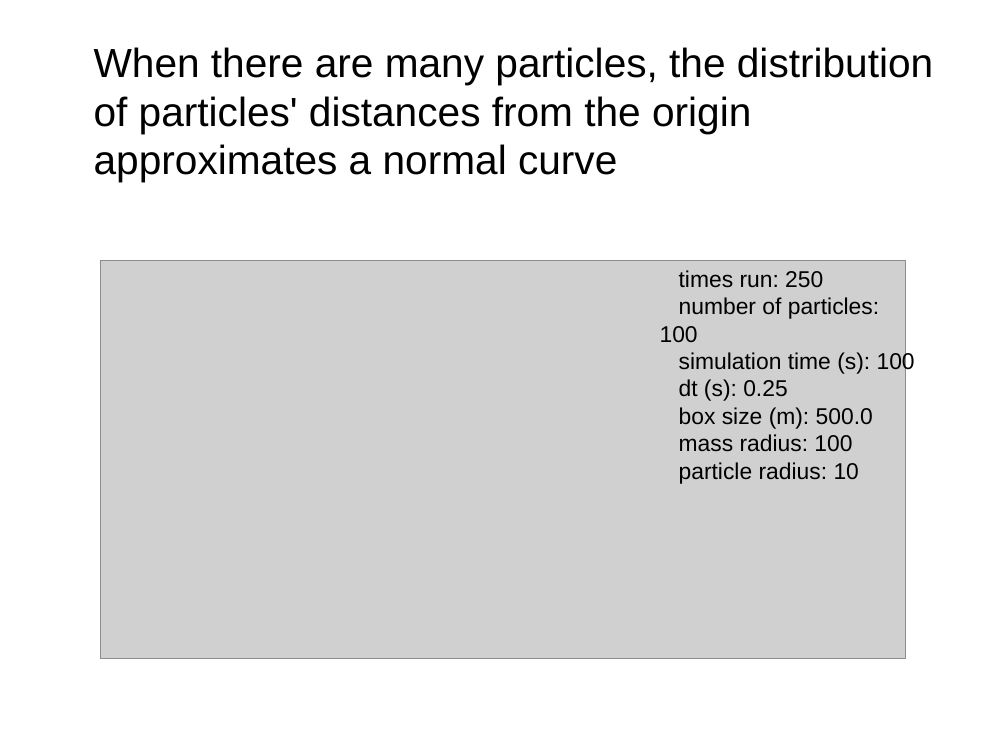
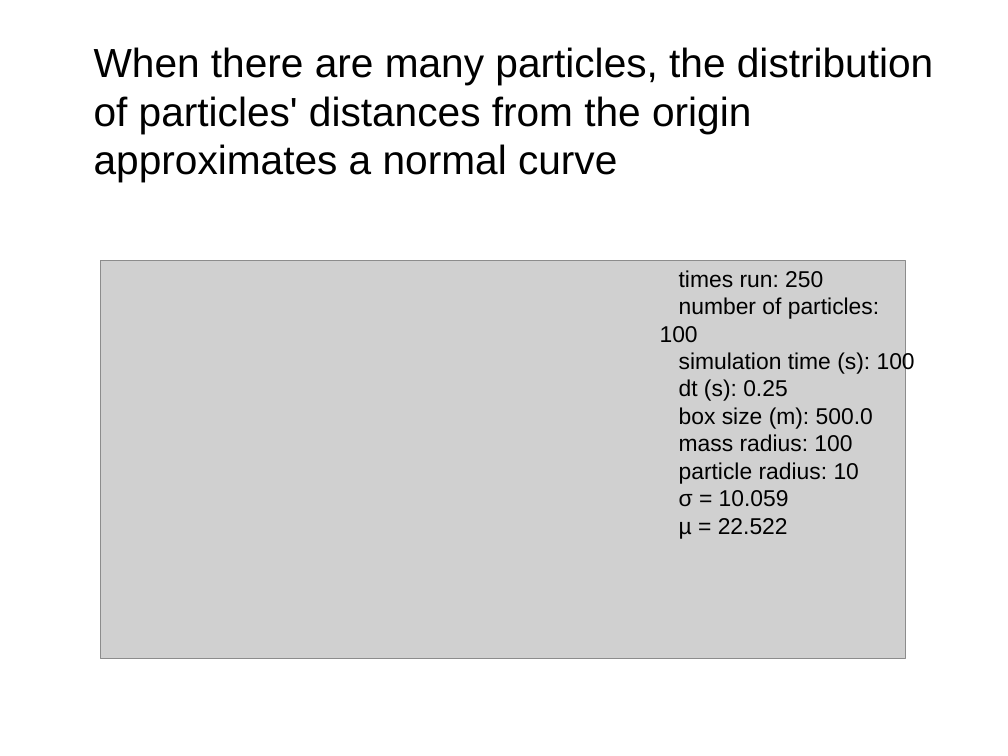
Before and after one commit to djynth/brownian-motion, a slide deck: slide 5 of Slides.odp. Drawn at 1008x756 pixels with LibreOffice and Linux fonts; fonts in the diff are those of the drawing; grey boxes stand for pictures. Boxes give left, top, right and bottom in pixels: in the first picture for what was removed or moved away, otherwise in the second. Text is boxed around its words. In the diff, an @@ line names an element or a change of style, - is before the commit and + after.

Commit message:
Added statistical info to slides

```diff
--- a/Slides.odp
+++ b/Slides.odp
@@ text at <box>679,490,789,539</box>: paragraphs added @@
+σ = 10.059
+µ = 22.522
```
